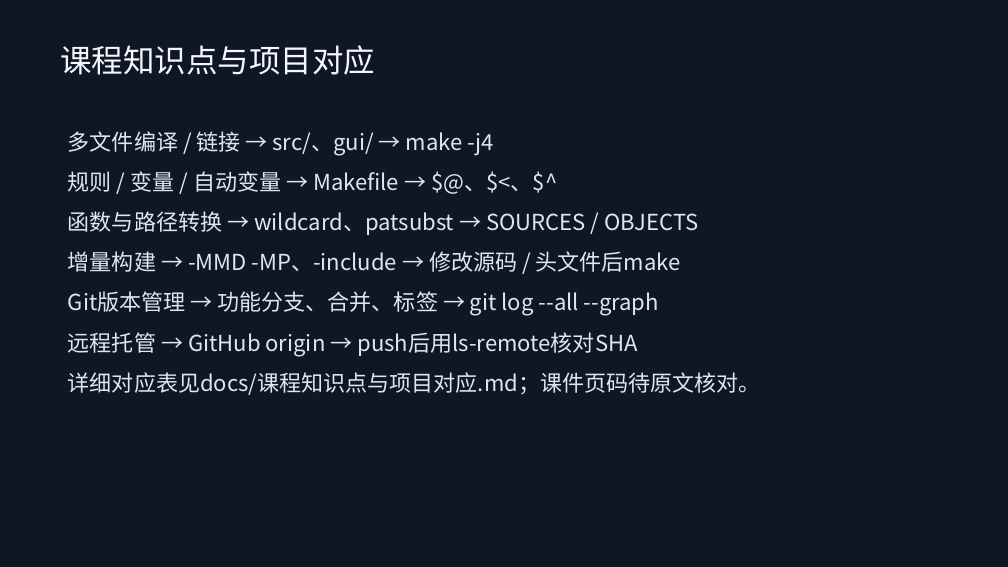
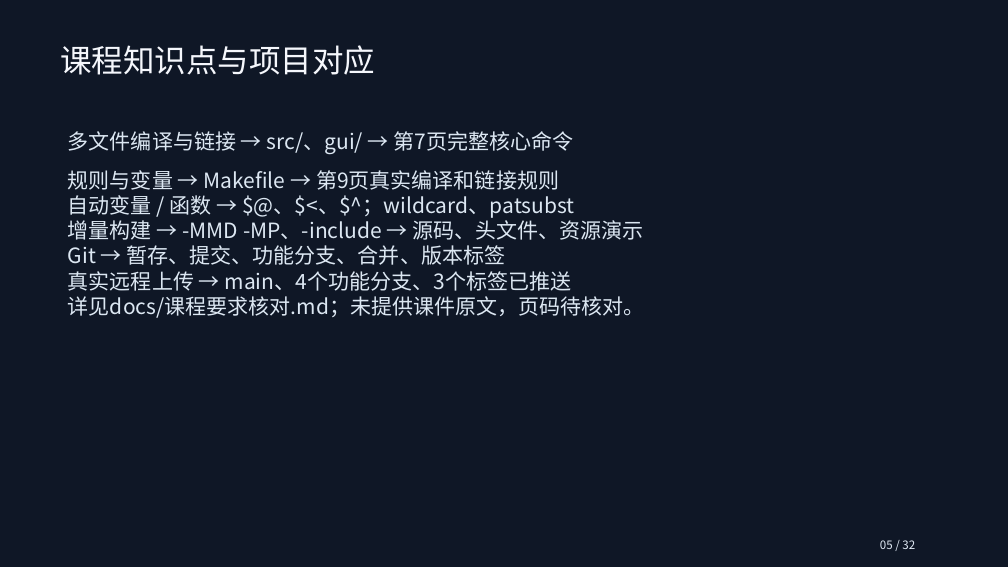
Before and after one commit to shanshiang32/arsenal-linux, a slide deck: slide 5 of docs/submission/arsenal-linux-presentation-revised.pptx. Drawn at 1008x567 pixels with LibreOffice and Linux fonts; fonts in the diff are those of the drawing. Boxes give left, top, right and bottom in pixels: in the first picture for what was removed or moved away, otherwise in the second. Text is boxed around its words. In the diff, an @@ line names an element or a change of style, - is before the commit and + after.

```diff
--- a/docs/submission/arsenal-linux-presentation-revised.pptx
+++ b/docs/submission/arsenal-linux-presentation-revised.pptx
@@ text at <box>68,131,645,318</box>: text changed; size 21 to 20 pt @@
-多文件编译 / 链接 → src/、gui/ → make -j4
-规则 / 变量 / 自动变量 → Makefile → $@、$<、$^
-函数与路径转换 → wildcard、patsubst → SOURCES / OBJECTS
-增量构建 → -MMD -MP、-include → 修改源码 / 头文件后make
-Git版本管理 → 功能分支、合并、标签 → git log --all --graph
-远程托管 → GitHub origin → push后用ls-remote核对SHA
-详细对应表见docs/课程知识点与项目对应.md；课件页码待原文核对。
+多文件编译与链接 → src/、gui/ → 第7页完整核心命令
+规则与变量 → Makefile → 第9页真实编译和链接规则
+自动变量 / 函数 → $@、$<、$^；wildcard、patsubst
+增量构建 → -MMD -MP、-include → 源码、头文件、资源演示
+Git → 暂存、提交、功能分支、合并、版本标签
+真实远程上传 → main、4个功能分支、3个标签已推送
+详见docs/课程要求核对.md；未提供课件原文，页码待核对。
@@ text added at <box>880,540,915,549</box>, 11 pt, text #E1EAF5 @@
+05 / 32
```
Also in this commit, not shown: 30 other slides changed, 1 slide added, 8 other files.
